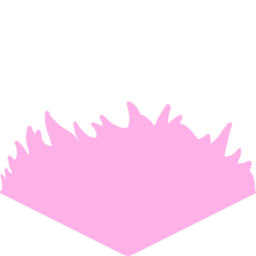
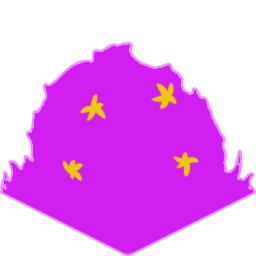
Before/after of a 256×256 layered artwork. What changed in the layer stack:
showed "harvest", painted on it over [left=0, top=41, right=256, bottom=256]
hid "grass", painted on it over [left=0, top=100, right=256, bottom=256]
